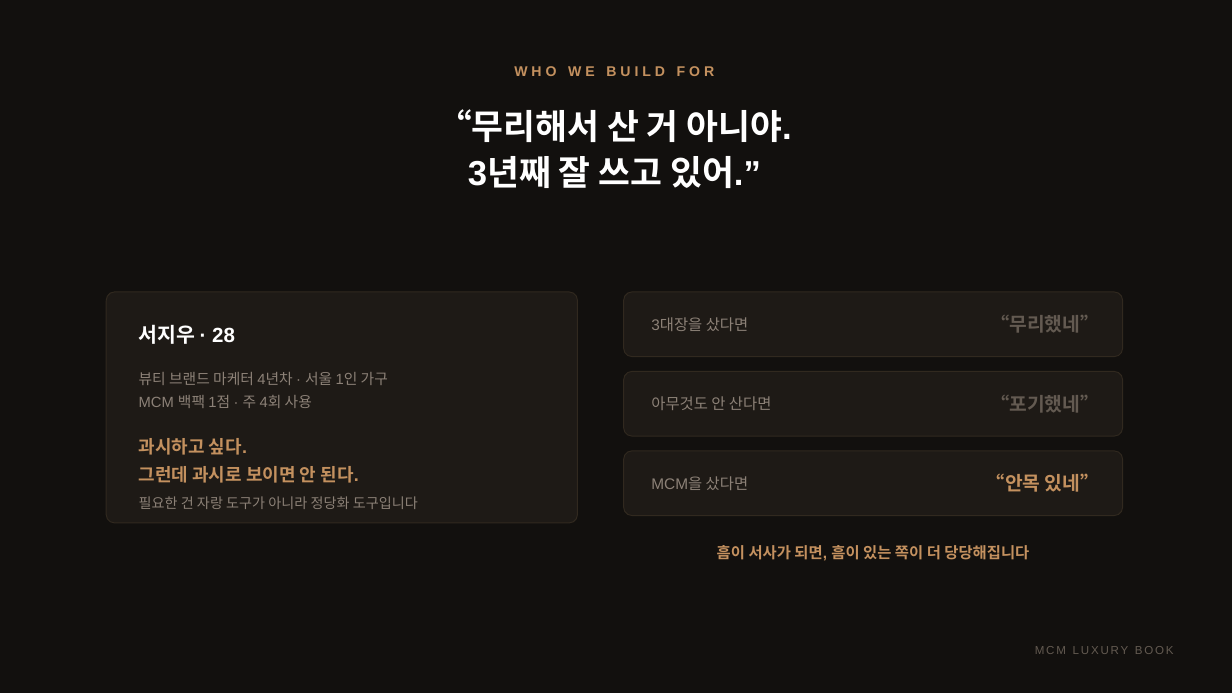
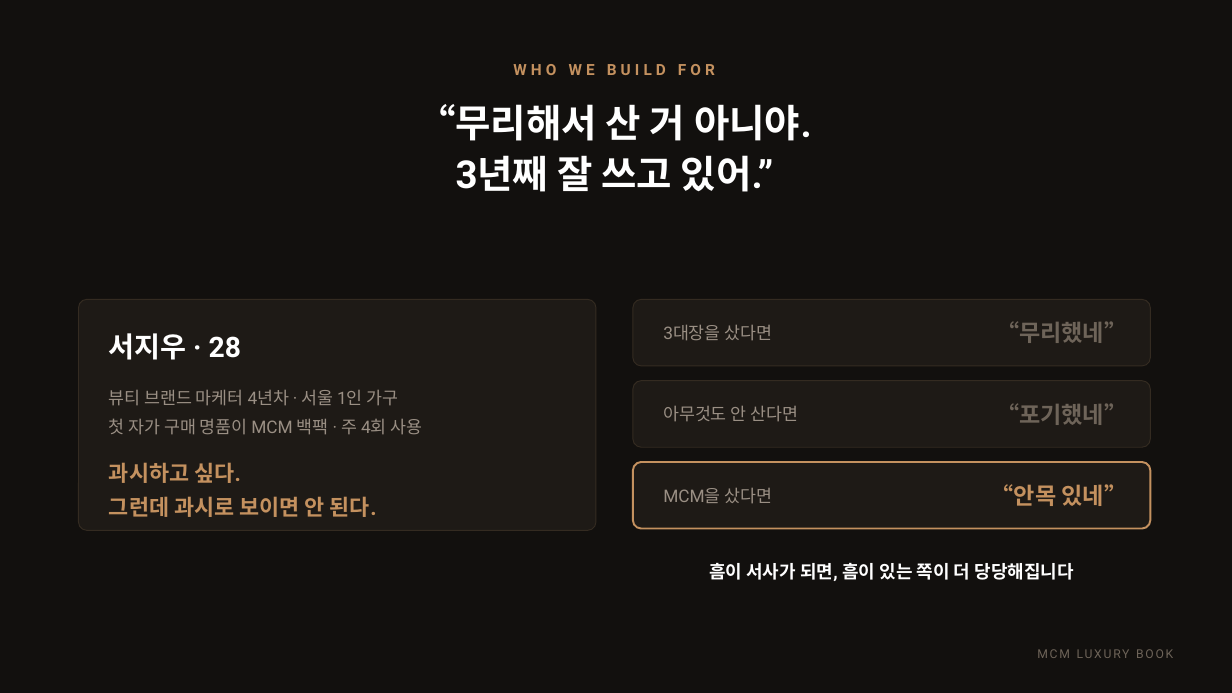
Before and after one commit to elominatedCloud/likeGonzi, a slide deck: slide 9 of docs/ir/MCM_Luxury_Book_IR.pptx (slide 8 before the commit). Drawn at 1232x693 pixels with LibreOffice and Linux fonts; fonts in the diff are those of the drawing; background and template pictures are left out. Boxes give left, top, right and bottom in pixels: in the first picture for what was removed or moved away, otherwise in the second. Text is boxed around its words. In the diff, an @@ line names an element or a change of style, - is before the commit and + after.

```diff
--- a/docs/ir/MCM_Luxury_Book_IR.pptx
+++ b/docs/ir/MCM_Luxury_Book_IR.pptx
@@ text "WHO WE BUILD FOR" at [513,64,715,75]: size 11 to 12 pt, font Arial to Roboto, letter spacing 3 to 3.2 pt @@
@@ text "“무리해서 산 거 아니야.": place and size @@
-text "“무리해서 산 거 아니야." at [437,109,792,188]
+text "“무리해서 산 거 아니야." at [417,104,812,192]
@@ text "“무리해서 산 거 아니야." at [417,104,812,192]: size 27 to 30 pt, font Arial to Roboto; line spacing 36.2pt to 39.6pt @@
@@ rounded rectangle: place and size @@
-rounded rectangle at [106,292,578,523]
+rounded rectangle at [79,299,596,531]
@@ rounded rectangle at [79,299,596,531]: outline #31291F 0.75 pt to #342B21 0.75 pt @@
@@ rounded rectangle: place and size @@
-rounded rectangle at [624,292,1123,357]
+rounded rectangle at [633,299,1151,366]
@@ rounded rectangle at [633,299,1151,366]: outline #31291F 0.75 pt to #342B21 0.75 pt; proportions changed @@
@@ text "서지우 · 28": place and size @@
-text "서지우 · 28" at [139,324,235,344]
+text "서지우 · 28" at [109,333,241,360]
@@ text "서지우 · 28" at [109,333,241,360]: size 16 to 22 pt, font Arial to Roboto @@
@@ text "3대장을 샀다면": place and size @@
-text "3대장을 샀다면" at [651,317,748,331]
+text "3대장을 샀다면" at [663,325,772,341]
@@ text "“무리했네”" at [996,321,1127,343]: size 15 to 18 pt, font Arial to Roboto, text colour #635A51 to #6E6459 @@
@@ text "뷰티 브랜드 마케터 4년차 · ...": place and size @@
-text "뷰티 브랜드 마케터 4년차 · ..." at [139,372,388,408]
+text "뷰티 브랜드 마케터 4년차 · ..." at [109,390,422,435]
@@ rounded rectangle at [633,381,1151,447]: outline #31291F 0.75 pt to #342B21 0.75 pt; proportions changed @@
@@ rounded rectangle: place and size @@
-rounded rectangle at [624,372,1123,436]
+rounded rectangle at [633,381,1151,447]
@@ text at [109,418,422,435]: text changed; size 11.5 to 13.5 pt; font Arial to Roboto; text colour #8C8177 to #9A8F84 @@
-MCM 백팩 1점 · 주 4회 사용
+첫 자가 구매 명품이 MCM 백팩 · 주 4회 사용
@@ text at [109,390,399,406]: size 11.5 to 13.5 pt, font Arial to Roboto, text colour #8C8177 to #9A8F84 in "뷰티 브랜드 마케터 4년차 · 서울 1인 ..."; line spacing 18pt to 22pt @@
@@ text "아무것도 안 산다면": place and size @@
-text "아무것도 안 산다면" at [651,396,771,410]
+text "아무것도 안 산다면" at [663,406,798,422]
@@ text "“포기했네”" at [996,403,1127,425]: size 15 to 18 pt, font Arial to Roboto, text colour #635A51 to #6E6459 @@
@@ text "“포기했네”": place and size @@
-text "“포기했네”" at [990,395,1099,413]
+text "“포기했네”" at [996,403,1127,425]
@@ text "과시하고 싶다.": place and size @@
-text "과시하고 싶다." at [139,438,358,483]
+text "과시하고 싶다." at [109,462,377,517]
@@ text "과시하고 싶다." at [109,462,377,517]: size 14 to 17 pt, font Arial to Roboto; line spacing 22pt to 26pt @@
@@ rounded rectangle: place and size @@
-rounded rectangle at [624,451,1123,516]
+rounded rectangle at [633,462,1151,529]
@@ rounded rectangle at [633,462,1151,529]: outline #31291F 0.75 pt to #C4915F 1.5 pt; proportions changed @@
@@ text "“안목 있네”": place and size @@
-text "“안목 있네”" at [986,473,1100,492]
+text "“안목 있네”" at [991,484,1128,506]
@@ text "“안목 있네”" at [991,484,1128,506]: size 15 to 18 pt, font Arial to Roboto @@
@@ text removed at [139,496,418,509] @@
-필요한 건 자랑 도구가 아니라 정당화 도구입니다
@@ size 12 to 13.5 pt, font Arial to Roboto, text colour #8C8177 to #9A8F84 in 3 elements at [663,325,772,341], [663,406,798,422], [663,488,772,504] @@
@@ text "MCM을 샀다면": place and size @@
-text "MCM을 샀다면" at [651,476,748,490]
+text "MCM을 샀다면" at [663,488,772,504]
@@ text "흠이 서사가 되면, 흠이 있는 ...": place and size @@
-text "흠이 서사가 되면, 흠이 있는 ..." at [717,545,1029,561]
+text "흠이 서사가 되면, 흠이 있는 ..." at [709,563,1073,581]
@@ text "흠이 서사가 되면, 흠이 있는 ..." at [709,563,1073,581]: size 12 to 14 pt, font Arial to Roboto, text colour #C4915F to #FFFFFF @@
@@ text "MCM LUXURY BOOK" at [1037,649,1173,658]: size 9 to 9.5 pt, font Arial to Roboto, text colour #635A51 to #6E6459 @@
```
Also in this commit, not shown: 12 other slides changed, 9 slides added, 6 slides removed, 5 other files.
